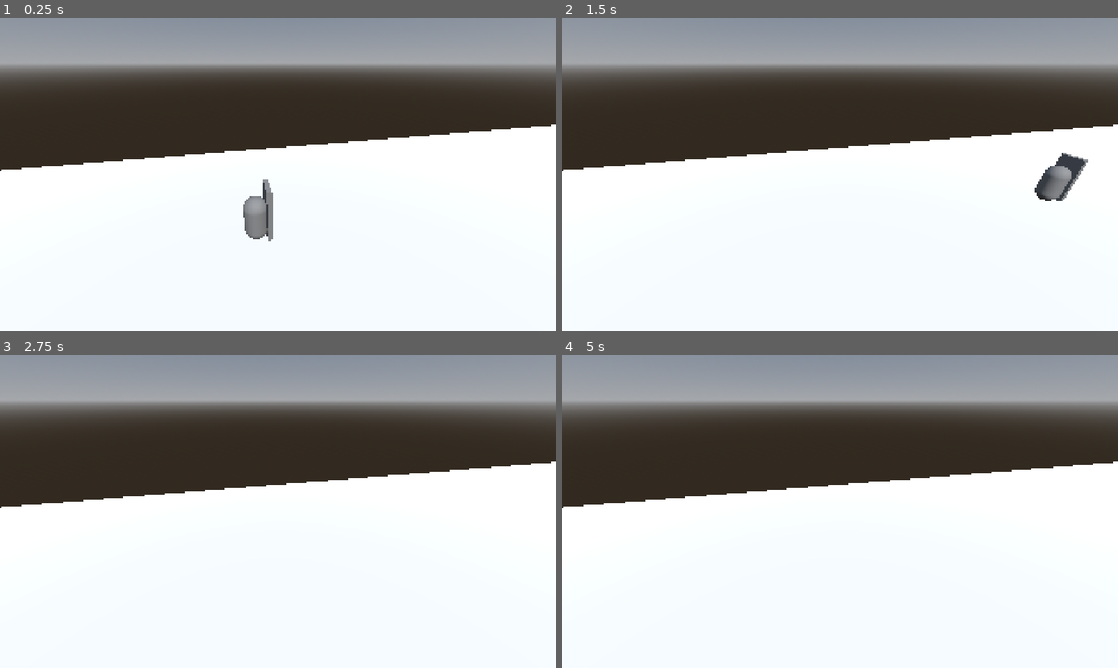
Above: before the commit, frames 1-4 (two rows, left to right).
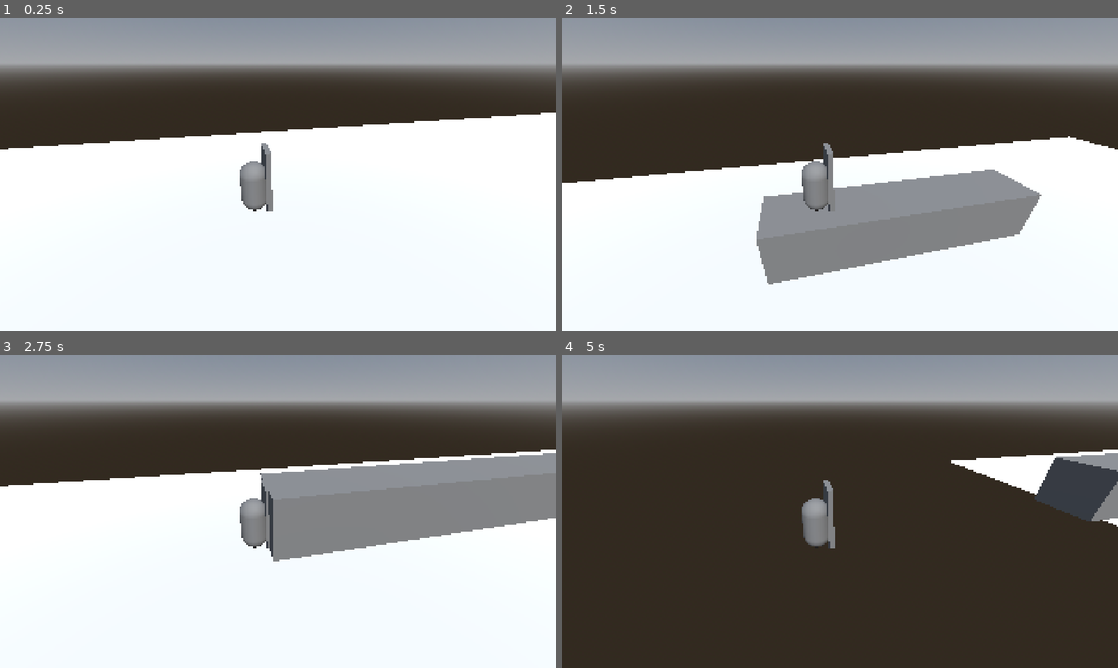
Above: after the commit, the same moments.

Repository: Derpest2Dude/AGL-Mini-Game-Jam-Team-2
Game: Godot game, scene res://Scenes/Test Scenes/jake_test_2.tscn
Same seed, same stepped clock (60 frames per second), same inputs: the game is played once before the commit and once after it. The project has no main scene, so this scene is started directly.
Inputs:
- Up to frame 1 (0.25 s): no input
- Up to frame 2 (1.5 s): tap Enter at 0.5 s; hold D (move_right) 0.53-1.28 s; tap W (jump) at 0.77 s; hold A (move_left) from 1.28 s (still down)
- Up to frame 3 (2.75 s): tap W (jump) at 1.52 s; release A (move_left) at 2.03 s; hold D (move_right) from 2.03 s (still down)
- Up to frame 4 (5 s): tap W (jump) at 3.02, 3.77, 4.52 s; release D (move_right) at 3.53 s; hold A (move_left) from 3.53 s (still down)

The runs differ from the first frame. In frame 1, 6.6% of the frame differs, in the area x 0-100%, y 30-72%; in frame 2, 17%; in frame 3, 17%; in frame 4, 59%, in the area x 0-100%, y 30-100%.

Commit message:
dilly dally commit
absolutely nothing of note!

Diff:
--- a/Scenes/Prefabs/obstacle_spawner.tscn
+++ b/Scenes/Prefabs/obstacle_spawner.tscn
@@ -9,7 +9,7 @@
 
 [node name="Timer" type="Timer" parent="." unique_id=1826454592]
 process_callback = 0
-wait_time = 7.0
+wait_time = 0.6
 autostart = true
 
 [connection signal="timeout" from="Timer" to="." method="_on_timer_timeout"]
--- a/Scenes/Test Scenes/jake_test_2.tscn
+++ b/Scenes/Test Scenes/jake_test_2.tscn
@@ -24,8 +24,8 @@
 
 [node name="TestPlayer" parent="." unique_id=684845934 instance=ExtResource("1_s1yhf")]
 
-[node name="Camera3D" type="Camera3D" parent="." unique_id=1374555293]
-transform = Transform3D(0.9757123, 0.10495655, -0.19227496, 0, 0.87774336, 0.47913113, 0.21905601, -0.4674941, 0.856425, -0.55567646, 5.318817, 6.6124005)
+[node name="Camera3D" type="Camera3D" parent="TestPlayer" unique_id=1374555293]
+transform = Transform3D(0.9757123, 0.10495655, -0.19227496, 0, 0.87774336, 0.47913113, 0.21905601, -0.4674941, 0.856425, -0.55567646, 4.107602, 6.6124005)
 
 [node name="WorldEnvironment" type="WorldEnvironment" parent="." unique_id=1862068786]
 environment = SubResource("Environment_su1mf")
